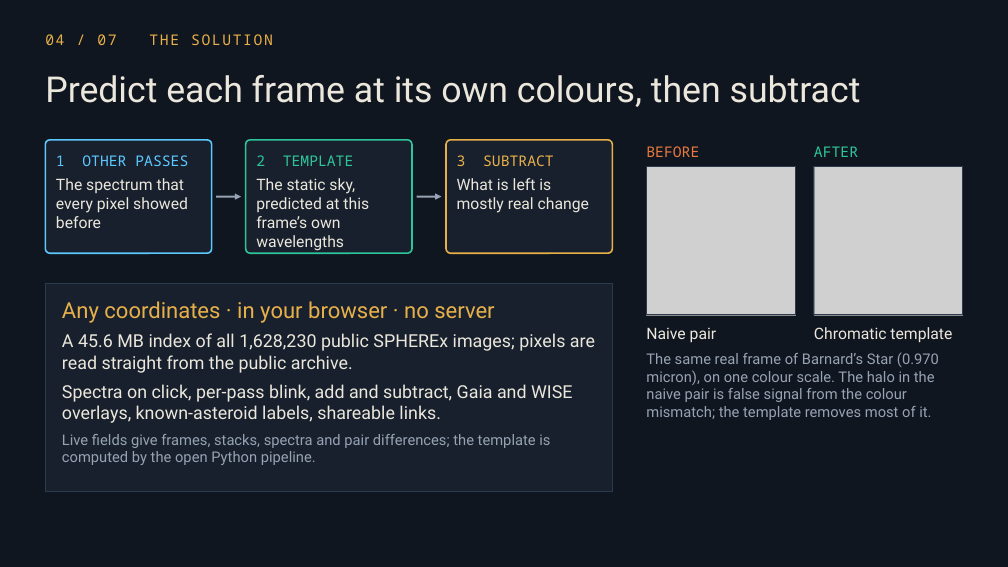
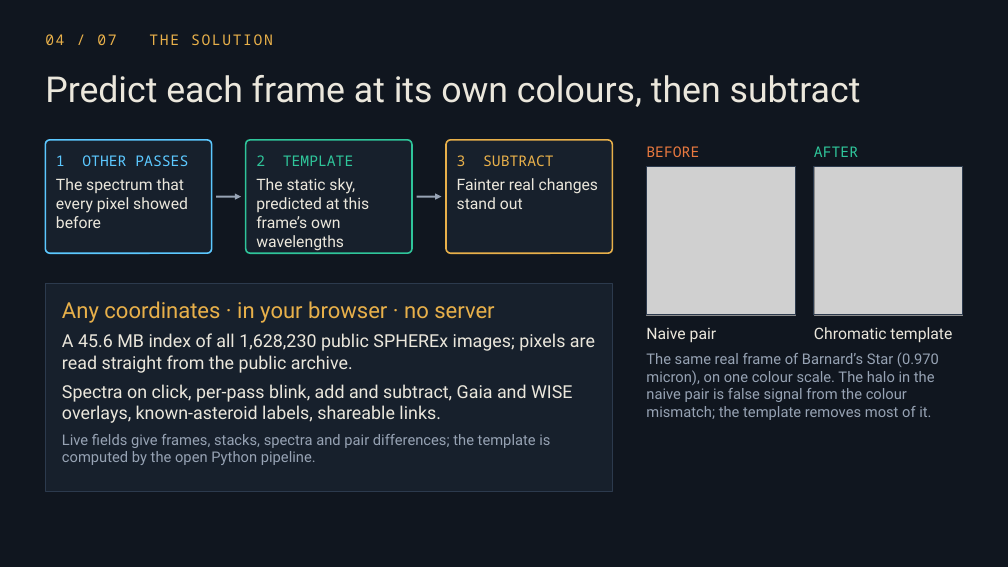
Before and after one commit to abed-r-j/parallax-spherex, a slide deck: slide 4 of presentation/ParallaX_ZENITH_LABS.pptx. Drawn at 1008x567 pixels with LibreOffice and Linux fonts; fonts in the diff are those of the drawing; grey boxes stand for pictures. Boxes give left, top, right and bottom in pixels: in the first picture for what was removed or moved away, otherwise in the second. Text is boxed around its words. In the diff, an @@ line names an element or a change of style, - is before the commit and + after.

```diff
--- a/presentation/ParallaX_ZENITH_LABS.pptx
+++ b/presentation/ParallaX_ZENITH_LABS.pptx
@@ text at [457,178,598,209]: text changed @@
-What is left is mostly real change
+Fainter real changes stand out
```
Also in this commit, not shown: 3 other slides changed, 58 other files.
